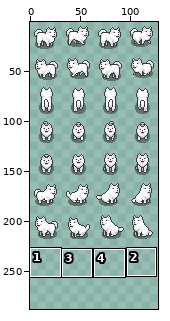
A pixel-art file gets an edit: aseprite/dogs/samoyed-dog.aseprite. The first picture is a wide view before the edit; the outline marks the close-up.
Close-up. Before:
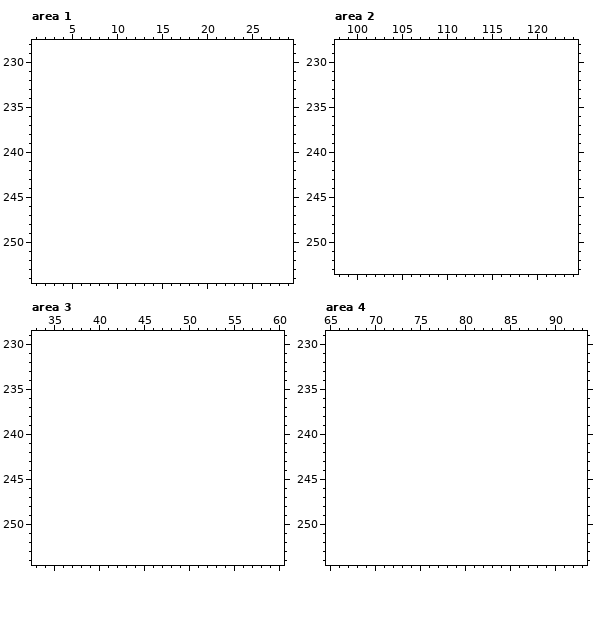
128x224 pixels, 1 frame. Shown: area 1: x 1..29, y 228..254; area 2: x 98..124, y 228..253; area 3: x 33..60, y 229..254; area 4: x 65..93, y 229..254. The old version is drawn lined up with the new one, on the new canvas. The wide view leaves out empty margins. The commit also changed other parts of the picture, which this record leaves out.
New version:
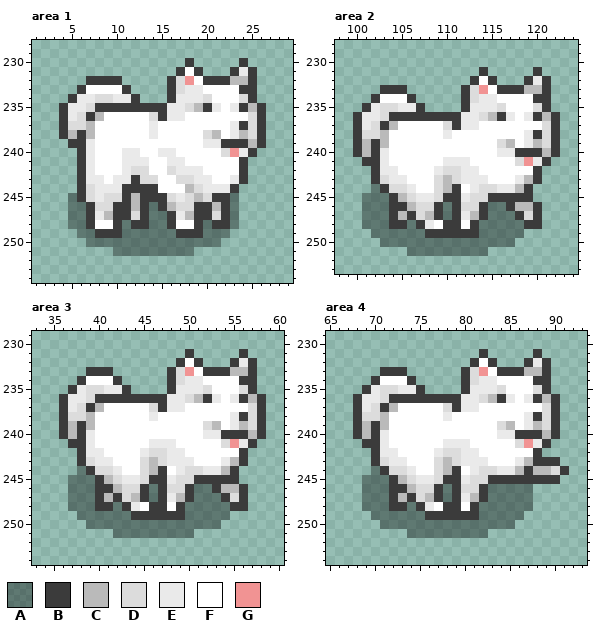
Palette (. is transparent): A #0000005d  B #3b3b3b  C #bababa  D #dcdcdc  E #eaeaea  F #ffffff  G #f19393
The exact change:
canvas 128x224 -> 128x288
Changed rows in their new state; - is an unchanged pixel.
Area 1:
first column x 4:
230 --------------B-----B--
231 -------------BFB---BEB-
232 ---BBBB-----BDGFBBBCCB-
233 --BFFFFB----BDEEFFFFBB-
234 -BEEDDEEB---BEEEDFFFDB-
235 BEEDBBBBBBBBEEDCBEFEBCB
236 BEDBCFFFFFDBEEFFFFFFFDB
237 BDDCFFFFFFEFFFFFFFFEBDB
238 BCBCFFFFFFEFFFFFDCFECDB
239 -BBEFFFFFFFFFFFFEEBBBCB
240 --BEFFFEEFFEEFFFFFDGEB-
241 --BEFFFEEEFFEEFFFFFFB--
242 --BEFFFEDDFFDEEEFFFFB--
243 --BEEFEEBDDFFDDEEFFEB--
244 --BDEEEBBBBFFFCDEEEB---
245 -ABDEDDBCBBBDEDCDBBA---
246 -AABDDBBCBABCDDBBCBA---
247 -AABECBBDBAABECBBDBA---
248 -AABFFBABBAABFFBABBA---
249 --AABBBAAAAAABBBAAA----
250 ---AAAAAAAAAAAAAAA-----
251 ------AAAAAAAAA--------
Area 2:
first column x 100:
231 --------------B-----B--
232 -------------BFB---BEB-
233 ---BBB------BDGFBBBCCB-
234 --BFFFB-----BDEEFFFFBB-
235 -BEDDEEB----BEEEDFFFDB-
236 BEEDBBBBBBBBEEDCBEFEBCB
237 BEDBCFFFFFDBEEFFFFFFFDB
238 BDDCFFFFFFEFFFFFFFFEBDB
239 BCBCFFFFFFFFFFFFDCFECDB
240 BCBEFFFFFFFFFFFFEEBBBCB
241 -BBEFFFFFFEEEFFFFFDGEB-
242 --BEEFFFFEDDEEFFFFFFB--
243 --BDEEFFFDCDEEEFFFECB--
244 --ABDDEFFDCBFEDDEECB---
245 -AAABCDEEDBBEDDBBBBB---
246 -AAABBCDDBABDDBAABCCB--
247 -AAABCBDCBABECBAAABDB--
248 -AAABBABEFBBFBAAAAABB--
249 --AAAAAABBBBBBAAAAA----
250 ---AAAAAAAAAAAAAAA-----
251 ------AAAAAAAAA--------
Area 3:
first column x 36:
231 --------------B-----B--
232 -------------BFB---BEB-
233 ---BBB------BDGFBBBCCB-
234 --BFFFB-----BDEEFFFFBB-
235 -BEDDEEB----BEEEDFFFDB-
236 BEEDBBBBBBBBEEDCBEFEBCB
237 BEDBCFFFFFDBEEFFFFFFFDB
238 BDDCFFFFFFEFFFFFFFFEBDB
239 BCBCFFFFFFFFFFFFDCFECDB
240 BCBEFFFFFFFFFFFFEEBBBCB
241 -BBEFFFFFFEEEFFFFFDGEB-
242 --BEEFFFFEDDEEFFFFFFB--
243 --BDEEFFFDCDEEEFFFECB--
244 --ABDDEFFDCBFEDDEECB---
245 -AAABCDEEDBBEDDBBBBB---
246 -AAABBCDDBABDDBAABCCB--
247 -AAABCBDCBABECBAAABDB--
248 -AAABBABEFBBFBAAAAABB--
249 --AAAAAABBBBBBAAAAA----
250 ---AAAAAAAAAAAAAAA-----
251 ------AAAAAAAAA--------
Area 4:
first column x 68:
231 --------------B-----B---
232 -------------BFB---BEB--
233 ---BBB------BDGFBBBCCB--
234 --BFFFB-----BDEEFFFFBB--
235 -BEDDEEB----BEEEDFFFDB--
236 BEEDBBBBBBBBEEDCBEFEBCB-
237 BEDBCFFFFFDBEEFFFFFFFDB-
238 BDDCFFFFFFEFFFFFFFFEBDB-
239 BCBCFFFFFFFFFFFFDCFECDB-
240 BCBEFFFFFFFFFFFFEEBBBCB-
241 -BBEFFFFFFEEEFFFFFDGEB--
242 --BEEFFFFEDDEEFFFFFFB---
243 --BDEEFFFDCDEEEFFFECBBB-
244 --ABDDEFFDCBFEDDEECBCCDB
245 -AAABCDEEDBBEDDBBBBBBBB-
246 -AAABBCDDBABDDBAAAAA----
247 -AAABCBDCBABECBAAAAA----
248 -AAABBABEFBBFBAAAAAA----
249 --AAAAAABBBBBBAAAAA-----
250 ---AAAAAAAAAAAAAAA------
251 ------AAAAAAAAA---------
Pixel boxes of the changes (left, top, right, bottom) in both close-ups:
added: (59, 58, 266, 256)
added: (353, 67, 560, 256)
added: (59, 349, 266, 538)
added: (353, 349, 569, 538)
